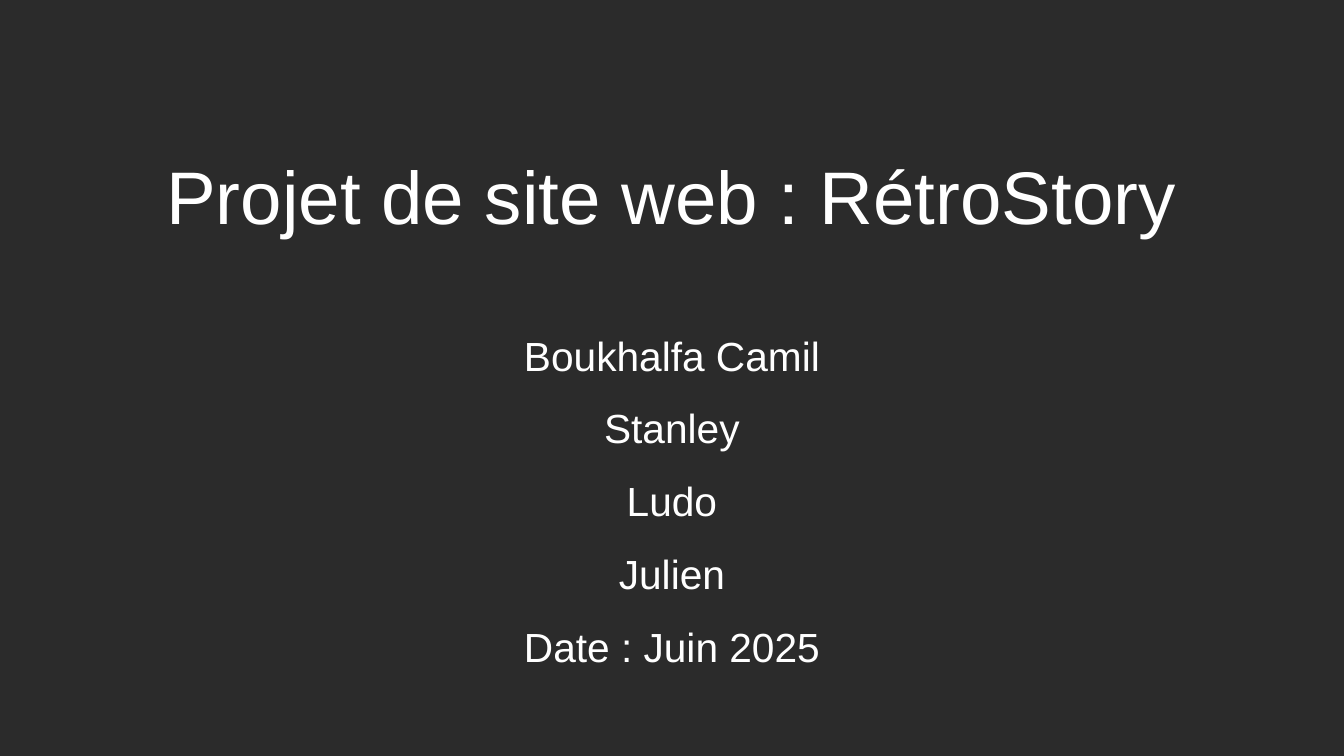
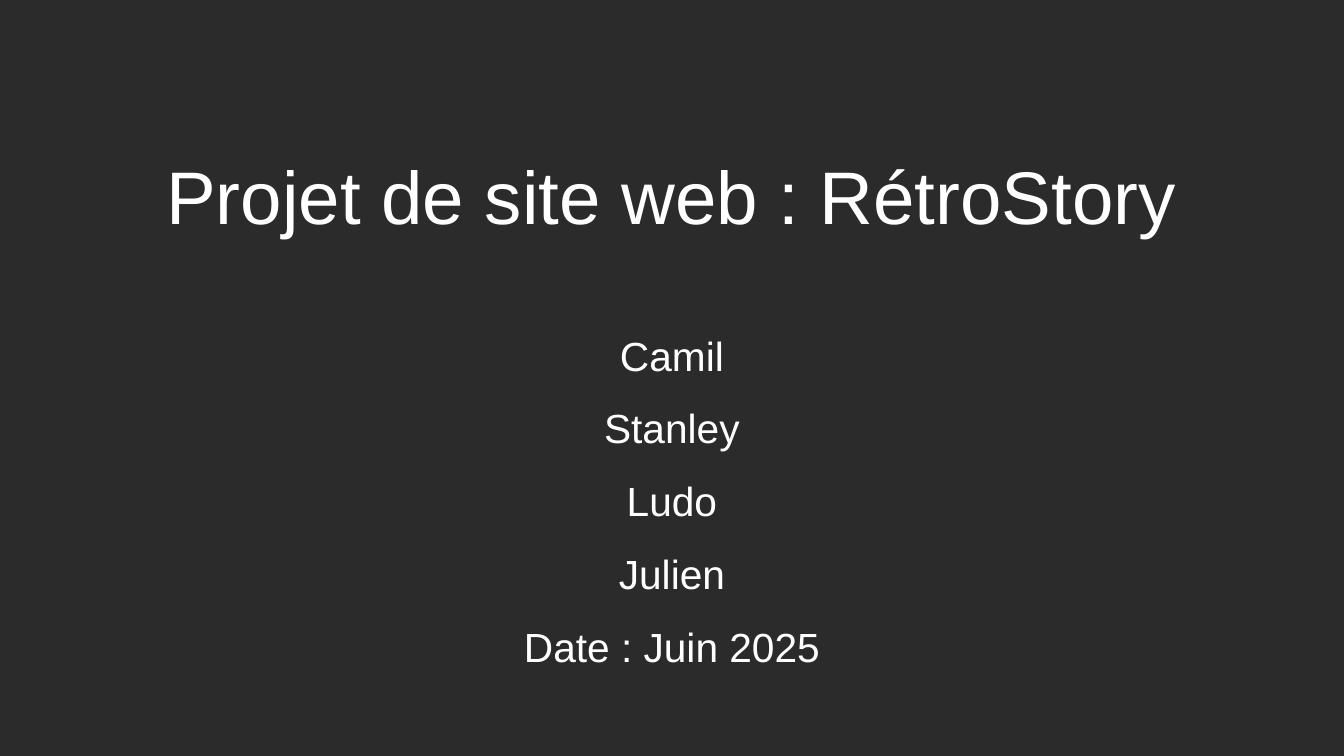
Before and after one commit to Cboukhal/projet_groupe, a slide deck: slide 1 of Camil/powerpoint/powerpoint_prototype.odp. Drawn at 1344x756 pixels with LibreOffice and Linux fonts; fonts in the diff are those of the drawing; background and template pictures are left out; a plain dark background stands for a picture behind light text. Boxes give left, top, right and bottom in pixels: in the first picture for what was removed or moved away, otherwise in the second. Text is boxed around its words. In the diff, an @@ line names an element or a change of style, - is before the commit and + after.

Commit message:
Camil

```diff
--- a/Camil/powerpoint/powerpoint_prototype.odp
+++ b/Camil/powerpoint/powerpoint_prototype.odp
@@ subtitle at [620,341,724,372]: text changed @@
-Boukhalfa Camil
+Camil
```
Also in this commit, not shown: 1 other file.
